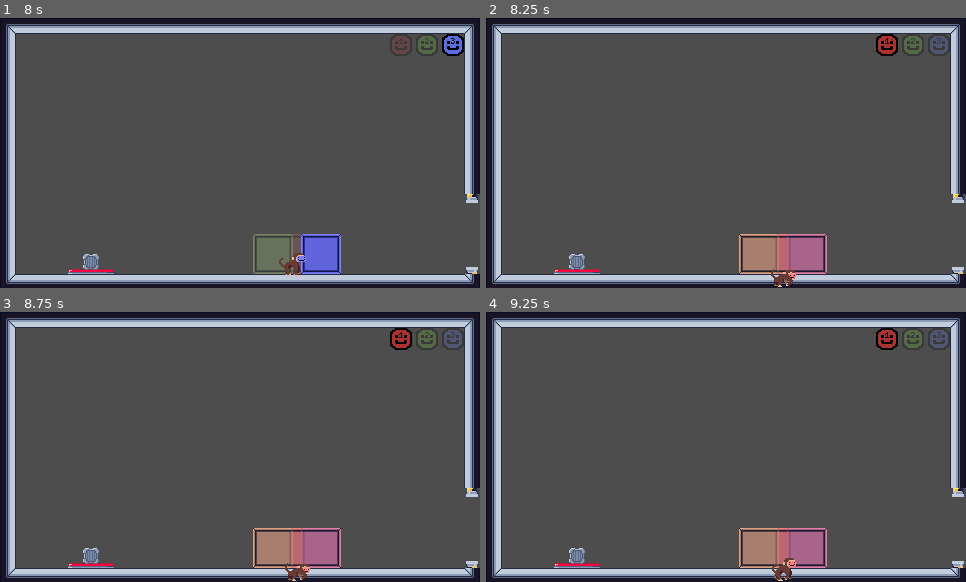
Above: before the commit, frames 1-4 (two rows, left to right).
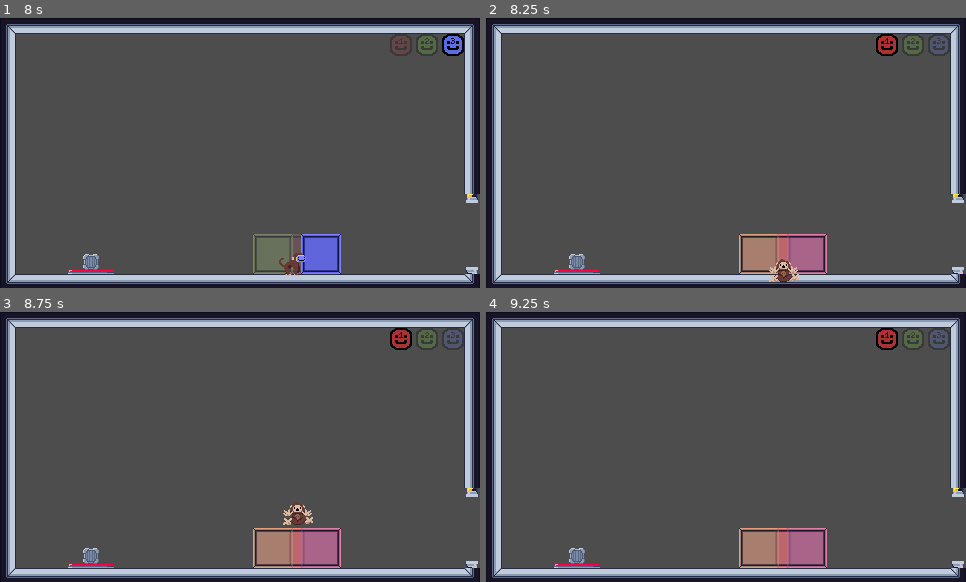
Above: after the commit, the same moments.

Repository: avaxar/phase-reveal
Game: Godot game, scene res://level/level.tscn
The game is run twice, just before and just after one commit, with the same random seed, the same clock (stepped at 60 frames per second) and the same inputs. This scene is started directly instead of the project's main scene.
Inputs (mouse positions are in pixels of both pictures, inside the frame that each line leads up to):
- Up to frame 1 (8 s): click (403, 45) at 0.5 s; click (427, 45) at 1.25 s; tap Enter (ui_accept) at 2 s; move the mouse to (216, 207) at 2.02 s; hold D (right) 2.03-2.75 s; hold E (interact) 2.03-2.75 s; tap W (jump) at 2.27, 3.77, 5.27, 6.02, 6.77 s; click (451, 45) at 2.75 s; move the mouse to (384, 193) at 3.52 s; hold D (right) 3.53-4.28 s; tap 3 (mask_blue) at 3.6, 6.6 s; move the mouse to (96, 112) at 4.27 s; hold 2 (mask_green) 4.28-5.03 s; hold A (left) 4.28-6.53 s; move the mouse to (264, 153) at 5.02 s; tap 1 (mask_red) at 5.1 s; move the mouse to (168, 85) at 5.77 s; hold E (interact) 5.78-6.53 s; move the mouse to (345, 139) at 6.52 s; hold D (right) from 6.53 s (still down); move the mouse to (144, 166) at 7.27 s; hold 2 (mask_green) from 7.28 s (still down)
- Up to frame 2 (8.25 s): keep holding D (right); tap Enter (ui_accept) at 8 s; move the mouse to (774, 93) at 8.02 s; release 2 (mask_green) at 8.03 s; tap 1 (mask_red) at 8.1 s
- Up to frame 3 (8.75 s): keep holding D (right); tap W (jump) at 8.27 s
- Up to frame 4 (9.25 s): keep holding D (right); move the mouse to (702, 501) at 8.77 s; hold E (interact) from 8.78 s (still down); tap W (jump) at 9.02 s

Frame 1 is identical in both runs. In frame 2, 0.3% of the frame differs, in the area x 58-66%, y 89-100%; in frame 3, 0.5%, in the area x 58-66%, y 70-100%; in frame 4, 0.2%.

Commit message:
Implement death by suffocation and white-space clearing

Diff:
--- a/entities/player/player.gd
+++ b/entities/player/player.gd
@@ -25,6 +25,7 @@
 @onready var collision_shape_2d: CollisionShape2D = $CollisionShape2D
 @onready var hitbox: CollisionShape2D = $Hitbox/CollisionShape2D
 @onready var box_detector: Area2D = $BoxDetector
+@onready var inside_cast: RayCast2D = $InsideCast
 
 # Buffer Jump & Coyote Time
 var jump_available: bool = true
@@ -40,6 +41,7 @@
 
 var is_dead: bool = false
 
+
 func _ready() -> void:
 	Manager.mask_changed.connect(_on_mask_changed)
 	_on_mask_changed(true, true, true)
@@ -47,6 +49,12 @@
 	buffer_timer.wait_time = jump_buffer_time
 	coyote_timer.wait_time = coyote_time
 	current_gravity = default_gravity
+
+
+func _process(_delta: float) -> void:
+	if inside_cast.is_colliding():
+		die()
+
 
 func _physics_process(delta: float) -> void:
 	update_debug_label()
@@ -79,6 +87,7 @@
 		if jump_buffer and !buffer_timer.is_stopped():
 			jump()
 
+
 func handle_jump() -> void:
 	if Input.is_action_just_pressed("jump"):
 		if jump_available:
@@ -87,12 +96,14 @@
 			jump_buffer = true
 			buffer_timer.start()
 
+
 func handle_movement() -> void:
 	if is_dead:
 		return
 
 	var direction := Input.get_axis("left", "right")
 	velocity.x = direction * speed
+
 
 func handle_anim() -> void:
 	if is_dead:
@@ -123,13 +134,16 @@
 		else:
 			sprite.play("idle")
 
+
 func handle_flip() -> void:
 	if !is_zero_approx(velocity.x):
 		sprite.flip_h = velocity.x <= 0
 
+
 func jump() -> void:
 	velocity.y = jump_velocity
 	jump_available = false
+
 
 func _unhandled_input(event: InputEvent) -> void:
 	if event.is_action_pressed("interact"):
@@ -140,6 +154,7 @@
 
 	if event.is_action_pressed("pause"):
 		get_tree().paused = !get_tree().paused
+
 
 func try_pickup_box() -> void:
 	var bodies: Array = box_detector.get_overlapping_bodies()
@@ -149,6 +164,7 @@
 			body.queue_free()
 			return
 
+
 func drop_box() -> void:
 	print("BOX DROP!")
 	var nc: cube = CUBE.instantiate()
@@ -156,8 +172,10 @@
 	nc.global_position = global_position + Vector2(0, -30)
 	has_box = false
 
+
 func _on_coyote_timer_timeout() -> void:
 	jump_available = false
+
 
 func update_debug_label() -> void:
 	var text: String = ""
@@ -167,19 +185,26 @@
 	text += "AVA: %s" % jump_available
 	debug_label.text = text
 
+
 func _on_buffer_timer_timeout() -> void:
 	jump_buffer = false
 
-func _on_hitbox_body_entered(body: Node2D) -> void:
+
+func _on_hitbox_body_entered(_body: Node2D) -> void:
 	die()
 
+
 func die() -> void:
+	if is_dead:
+		return
+
 	hitbox.set_deferred("disabled", true)
 	await get_tree().create_timer(0.1).timeout
 	velocity = Vector2(knockback_velocity.x, -knockback_velocity.y)
 	is_dead = true
 	sprite.play("dead")
 	collision_shape_2d.set_deferred("disabled", true)
+
 
 func _on_mask_changed(_red_changed: bool, _green_changed: bool, _blue_changed: bool) -> void:
 	sprite.material.set_shader_parameter(
--- a/entities/player/player.tscn
+++ b/entities/player/player.tscn
@@ -316,4 +316,8 @@
 position = Vector2(1, -7)
 shape = SubResource("RectangleShape2D_qiwj3")
 
+[node name="InsideCast" type="RayCast2D" parent="." unique_id=179094371]
+target_position = Vector2(6, 0)
+hit_from_inside = true
+
 [connection signal="body_entered" from="Hitbox" to="." method="_on_hitbox_body_entered"]
